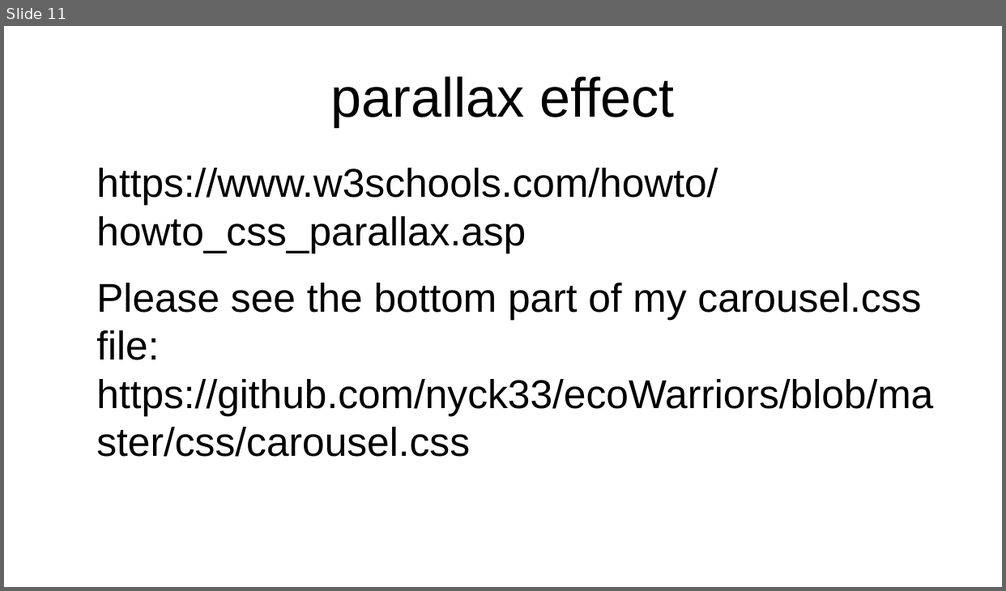
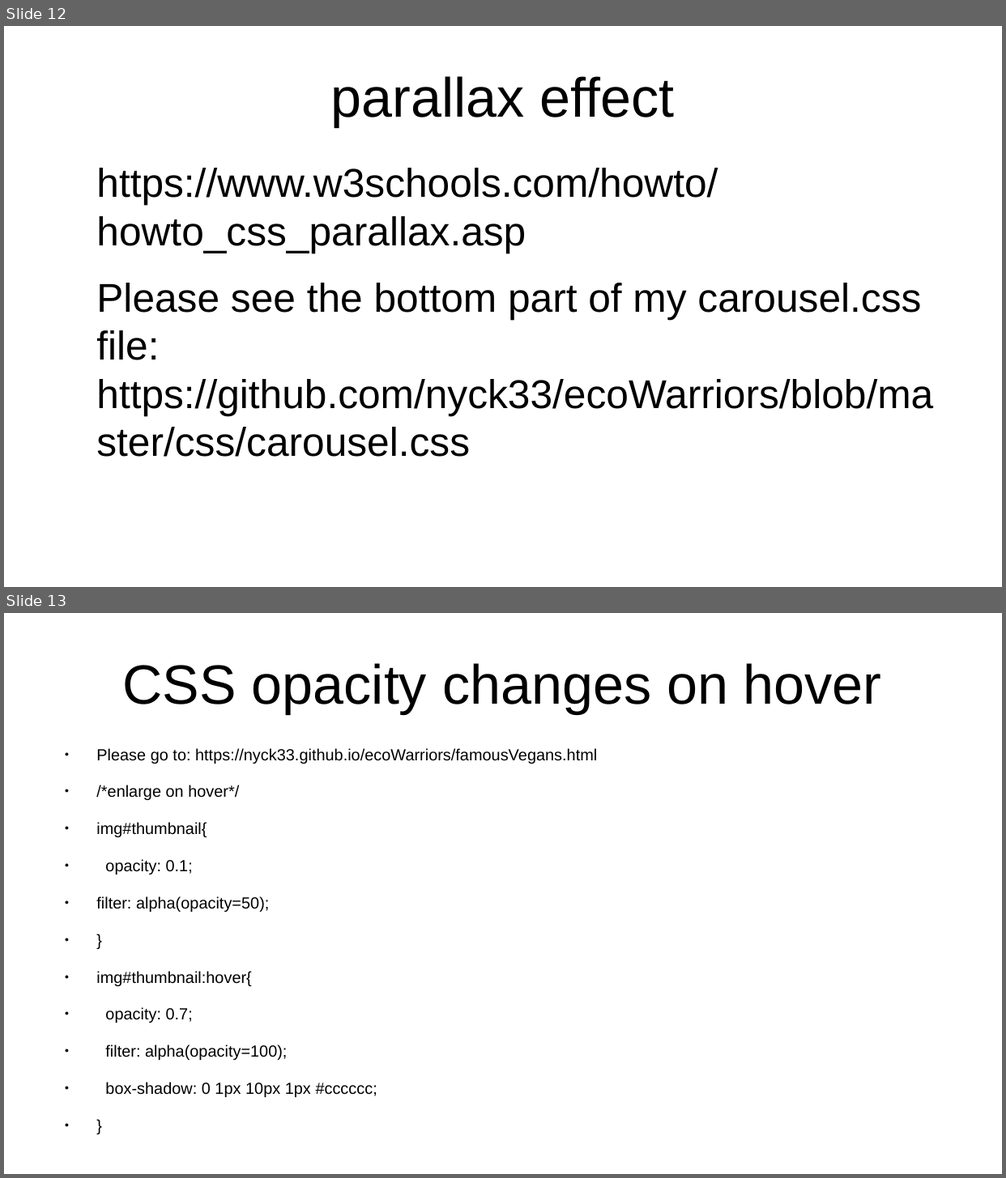
Before and after one commit to nyck33/ecoWarriors, a slide deck: comp2680Presentation.odp. Shown one above the other, each under a label of ours: slide 11 before the commit, slides 12 and 13 after it. The pictures are 1006x591 and 1006x1178 pixels, drawn with LibreOffice and Linux fonts; fonts in the diff are those of the drawing. Boxes give left, top, right and bottom in pixels: in the first picture for what was removed or moved away, otherwise in the second. Text is boxed around its words. In the diff, an @@ line names an element or a change of style, - is before the commit and + after.

```diff
--- a/comp2680Presentation.odp
+++ b/comp2680Presentation.odp
@@ slide 13 added at (4,613,1002,1174), background #FFFFFF @@
@@ title added at (123,663,882,714), 44 pt, text #000000 @@
+CSS opacity changes on hover
@@ text added at (96,748,597,1097), 12.8 pt, text #000000 @@
+● Please go to: https://nyck33.github.io/ecoWarriors/famousVegans.html
+● /*enlarge on hover*/
+● img#thumbnail{
+● opacity: 0.1;
+● filter: alpha(opacity=50);
+● }
+● img#thumbnail:hover{
+● opacity: 0.7;
+● filter: alpha(opacity=100);
+● box-shadow: 0 1px 10px 1px #cccccc;
+● }
@@ what was slide 11 is now slide 12 @@
```
Also in this commit, not shown: 3 slides changed, 6 other slides added, 3 slides removed, 1 other file.
